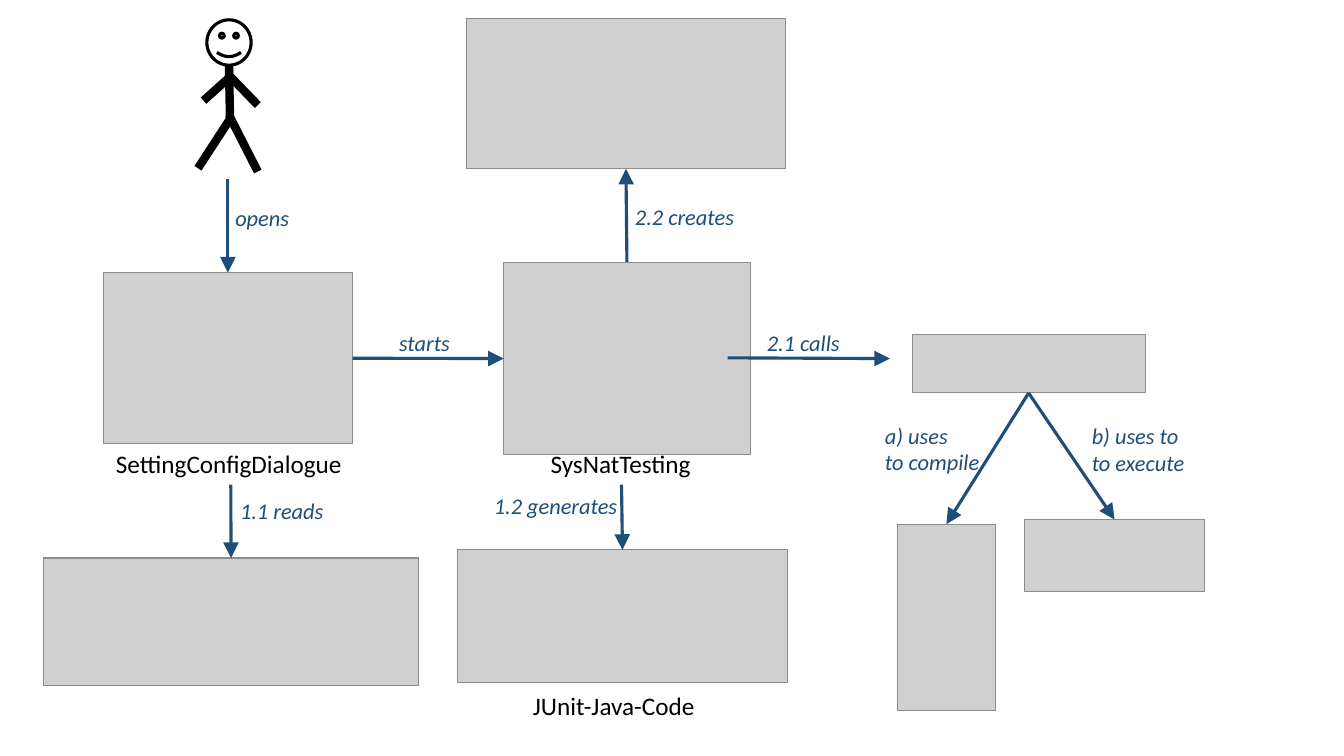
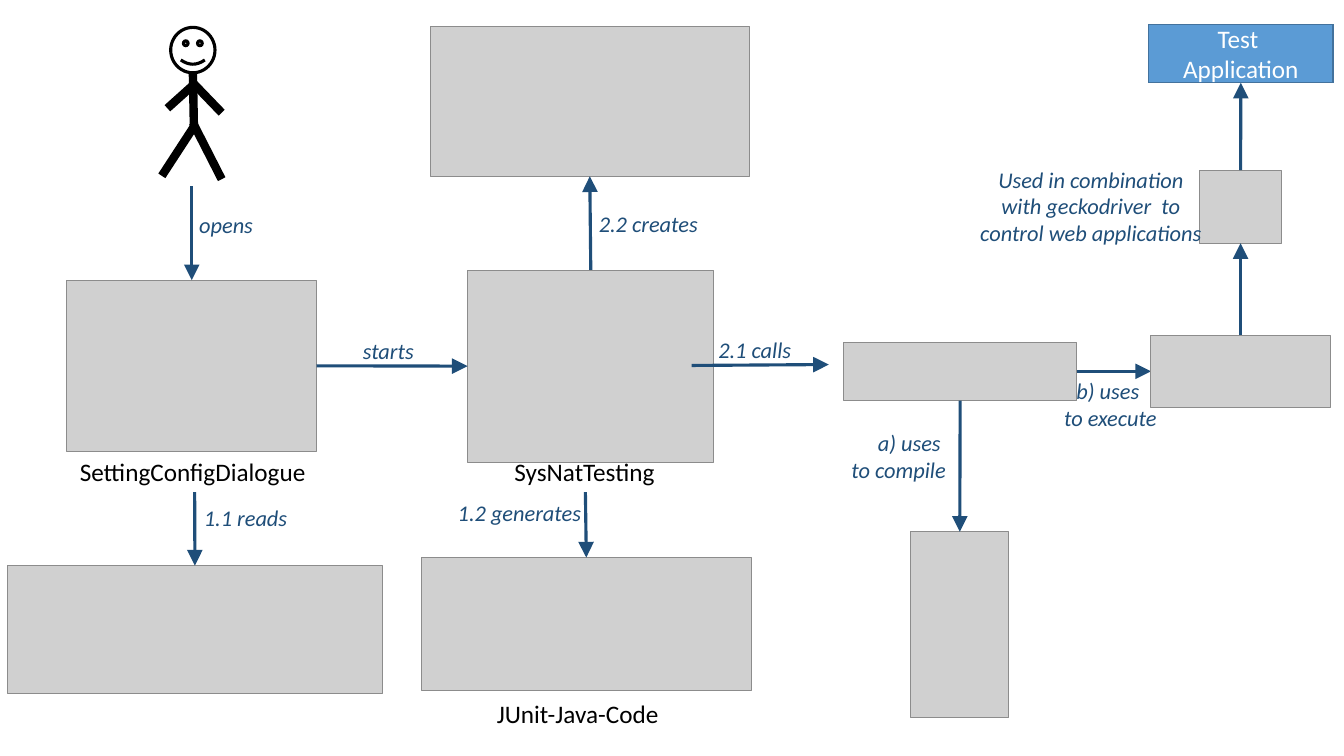
Before and after one commit to iks-gmbh-tools/SysNat, a slide deck: slide 24 of documentation/Figures.pptx (slide 23 before the commit). Drawn at 1344x756 pixels with LibreOffice and Linux fonts; fonts in the diff are those of the drawing; grey boxes stand for pictures. Boxes give left, top, right and bottom in pixels: in the first picture for what was removed or moved away, otherwise in the second. Text is boxed around its words. In the diff, an @@ line names an element or a change of style, - is before the commit and + after.

```diff
--- a/documentation/Figures.pptx
+++ b/documentation/Figures.pptx
@@ rectangle added at box(1149, 24, 1334, 83), fill #5B9BD5, outline #43739E 1 pt, 18 pt, text #FFFFFF @@
+Test
+Application
@@ 8 texts, 3 arrows, 2 pictures, 2 lines: place and size @@
-8 texts, 3 arrows, 2 pictures, 2 lines at box(103, 78, 980, 716)
+8 texts, 3 arrows, 2 pictures, 2 lines at box(67, 86, 946, 724)
@@ 3 pictures, 3 lines, 2 arrows, 1 text, 1 smiley face: place and size @@
-3 pictures, 3 lines, 2 arrows, 1 text, 1 smiley face at box(43, 19, 787, 687)
+3 pictures, 3 lines, 2 arrows, 1 text, 1 smiley face at box(7, 26, 751, 694)
@@ arrow added from (1241, 170) to (1241, 83), #1F4E79 2.25 pt @@
@@ text added at box(980, 172, 1201, 245), 16 pt, text #1F4E79, italic @@
+Used in combination with geckodriver to control web applications
@@ picture added at box(1200, 170, 1281, 243) @@
@@ arrow added from (1241, 336) to (1241, 243), #1F4E79 2.25 pt @@
@@ text "2.1 calls": place and size @@
-text "2.1 calls" at box(767, 335, 840, 357)
+text "2.1 calls" at box(718, 342, 792, 364)
@@ picture: place and size @@
-picture at box(912, 335, 1145, 393)
+picture at box(844, 342, 1077, 400)
@@ picture: place and size @@
-picture at box(1025, 519, 1205, 591)
+picture at box(1151, 336, 1331, 407)
@@ arrow moved from (728, 358) - (890, 359) to (692, 366) - (829, 365) @@
@@ text "b) uses": place and size @@
-text "b) uses" at box(1092, 428, 1184, 471)
+text "b) uses" at box(1064, 381, 1157, 426)
@@ text at box(1076, 381, 1140, 402): text changed @@
-b) uses to
+b) uses
@@ arrow moved from (1028, 393) - (1115, 519) to (1077, 371) - (1151, 371) @@
@@ arrow moved from (1028, 393) - (947, 524) to (961, 400) - (960, 532) @@
@@ text at box(1064, 407, 1157, 426): alignment left to centre @@
@@ text "a) uses" at box(851, 435, 946, 482): alignment left to right @@
@@ picture: place and size @@
-picture at box(897, 524, 996, 711)
+picture at box(910, 532, 1009, 719)
```
Also in this commit, not shown: 1 slide added, 5 other files.
